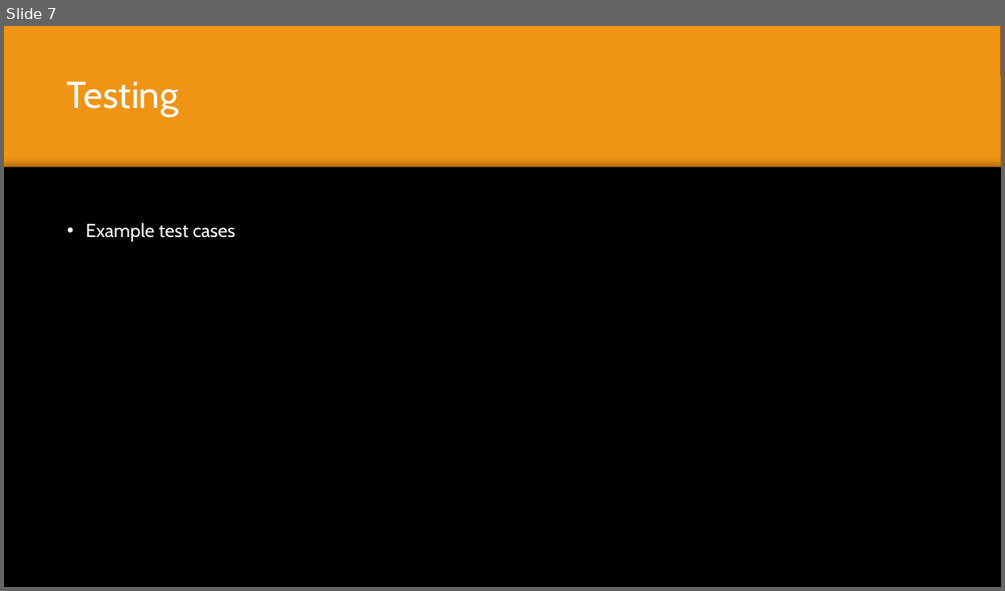
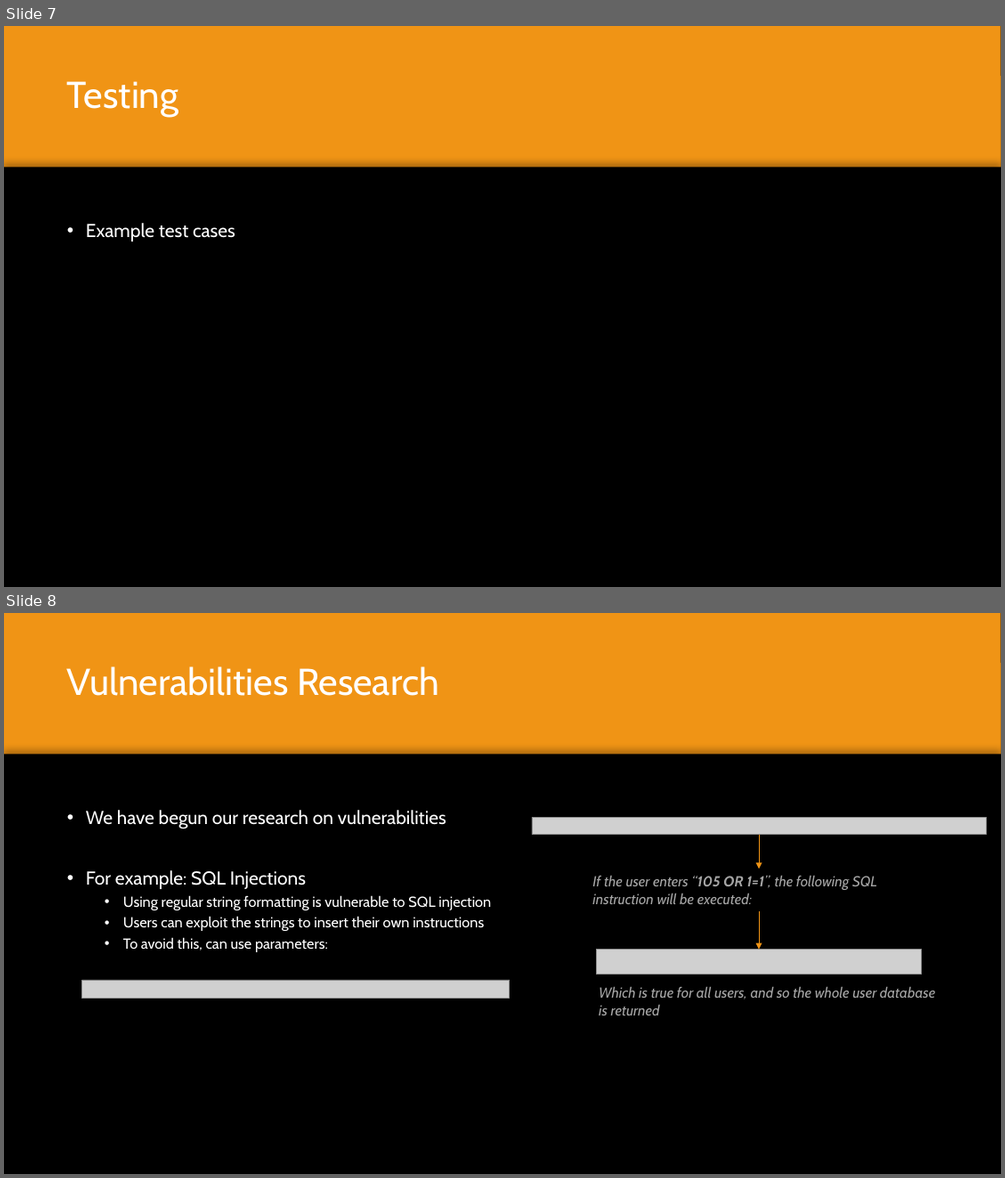
Before and after one commit to denizarikoglu/Repository, a slide deck: Files/Finle prgress, Team 1 Group 6.pptx. Shown one above the other, each under a label of ours: slide 7 before the commit, slides 7 and 8 after it. The pictures are 1005x591 and 1005x1178 pixels, drawn with LibreOffice and Linux fonts; fonts in the diff are those of the drawing; grey boxes stand for pictures; background and template pictures are left out. Boxes give left, top, right and bottom in pixels: in the first picture for what was removed or moved away, otherwise in the second. Text is boxed around its words. In the diff, an @@ line names an element or a change of style, - is before the commit and + after.

```diff
--- a/Files/Finle prgress, Team 1 Group 6.pptx
+++ b/Files/Finle prgress, Team 1 Group 6.pptx
@@ slide 8 added at box(4, 613, 1001, 1174), background picture (left out); not listed: 2 template elements that a slide beside it also shows @@
@@ rectangle added at box(4, 613, 1001, 1174), fill #F09415 @@
@@ title added at box(67, 666, 439, 696), 36 pt, text #FFFFFF @@
+Vulnerabilities Research
@@ rectangle added at box(4, 755, 1001, 1174), fill #000000 @@
@@ text added at box(86, 810, 491, 952), 14 pt, text #FFFFFF @@
+• We have begun our research on vulnerabilities
+• For example: SQL Injections
+  • Using regular string formatting is vulnerable to SQL injection
+  • Users can exploit the strings to insert their own instructions
+  • To avoid this, can use parameters:
@@ picture added at box(532, 817, 986, 835) @@
@@ arrow added from (760, 835) to (760, 868), #F09415 0.75 pt @@
@@ text added at box(592, 875, 877, 904), 14 pt, text #A6A6A6, italic @@
+If the user enters “105 OR 1=1”, the following SQL instruction will be executed:
@@ arrow added from (760, 911) to (760, 949), #F09415 0.75 pt @@
@@ picture added at box(596, 949, 921, 974) @@
@@ picture added at box(81, 980, 510, 997) @@
@@ text added at box(599, 986, 935, 1015), 14 pt, text #A6A6A6, italic @@
+Which is true for all users, and so the whole user database is returned
```
Also in this commit, not shown: 1 slide changed, 2 other slides added, 1 slide removed.
